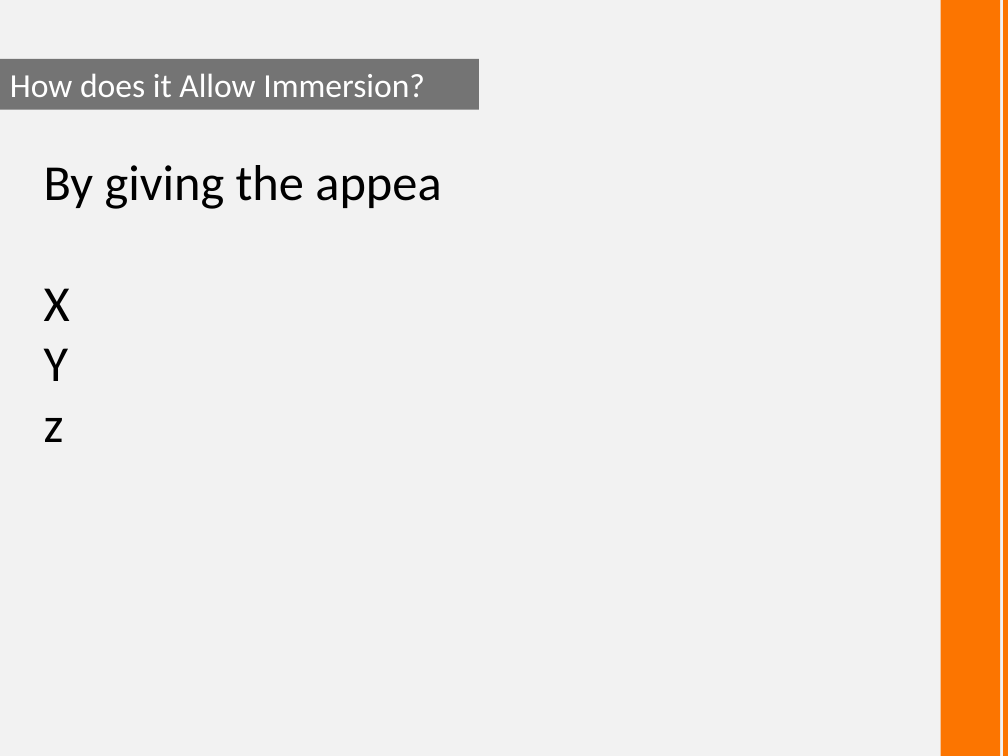
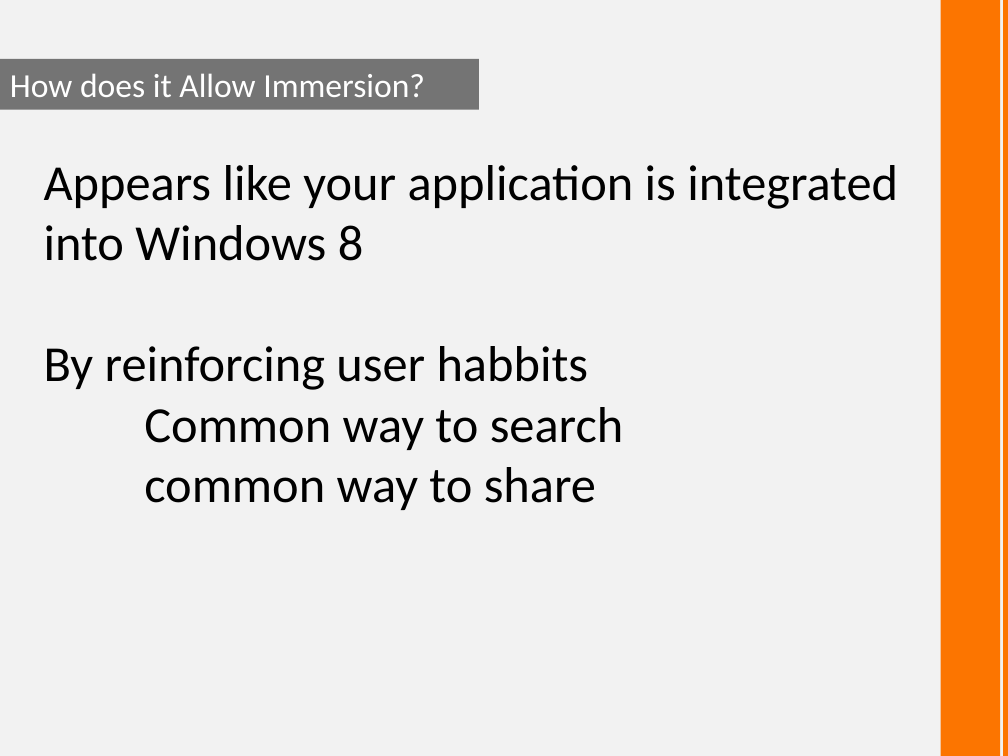
Before and after one commit to derikwhittaker/Demo.CodeContracts, a slide deck: slide 7 of Demo.CodeContracts.pptx. Drawn at 1008x756 pixels with LibreOffice and Linux fonts; fonts in the diff are those of the drawing. Boxes give left, top, right and bottom in pixels: in the first picture for what was removed or moved away, otherwise in the second. Text is boxed around its words. In the diff, an @@ line names an element or a change of style, - is before the commit and + after.

Commit message:
PPT Changes

```diff
--- a/Demo.CodeContracts.pptx
+++ b/Demo.CodeContracts.pptx
@@ text at (44, 165, 898, 510): text changed @@
-By giving the appea
-X
-Y
-z
+Appears like your application is integrated into Windows 8
+By reinforcing user habbits
+Common way to search
+common way to share
```
